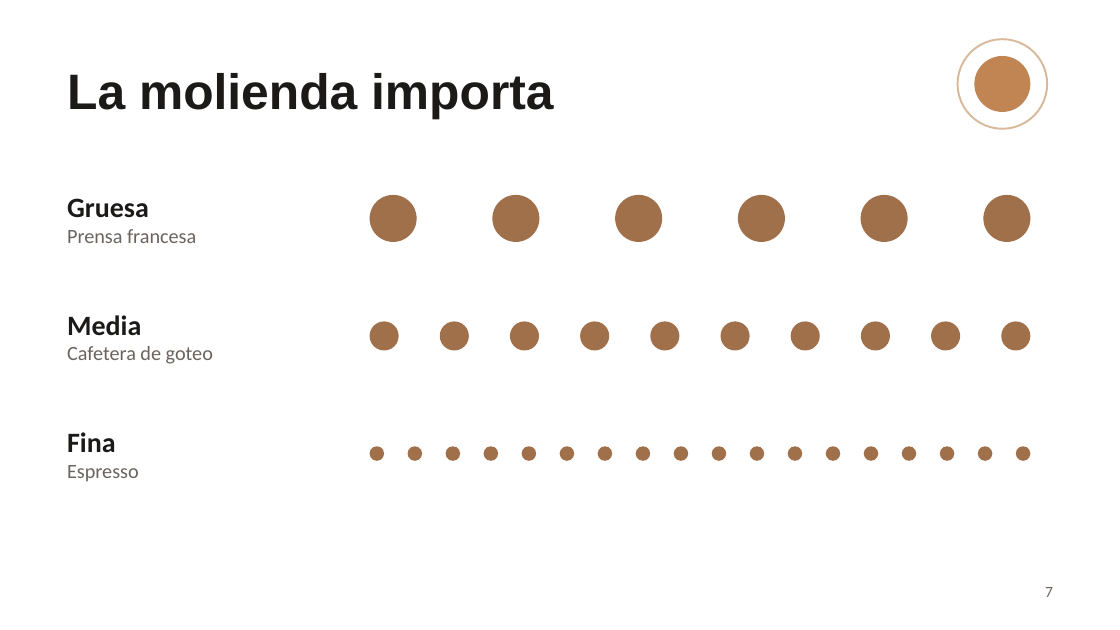
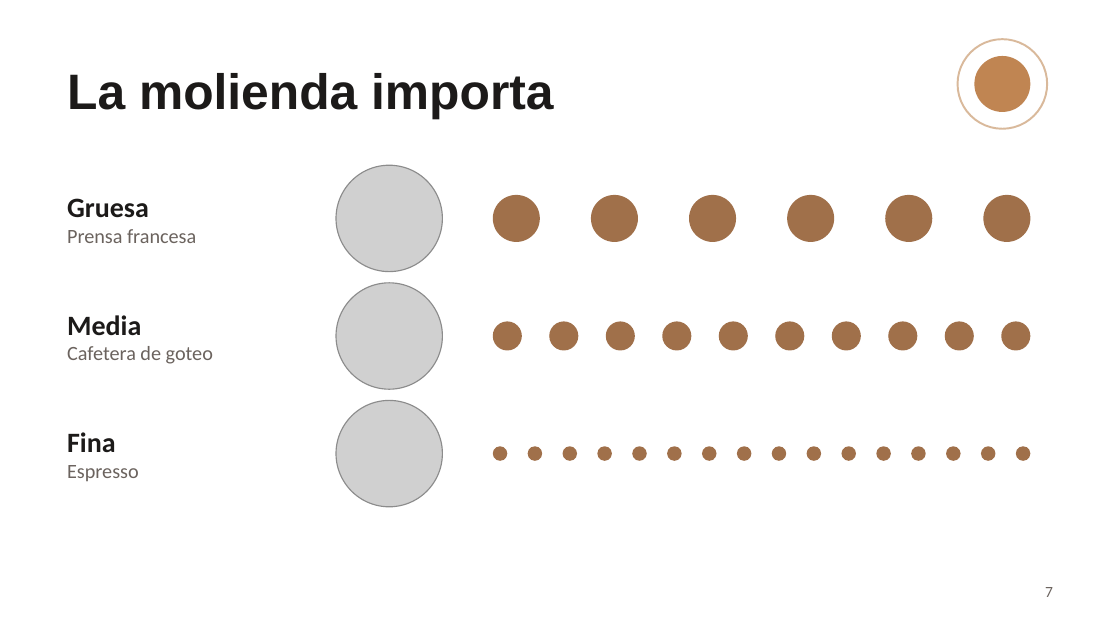
Before and after one commit to JhansLazo/Anuska, a slide deck: slide 7 of presentacion-cafe.pptx. Drawn at 1120x630 pixels with LibreOffice and Linux fonts; fonts in the diff are those of the drawing; grey boxes stand for pictures. Boxes give left, top, right and bottom in pixels: in the first picture for what was removed or moved away, otherwise in the second. Text is boxed around its words. In the diff, an @@ line names an element or a change of style, - is before the commit and + after.

```diff
--- a/presentacion-cafe.pptx
+++ b/presentacion-cafe.pptx
@@ picture added at <box>336,166,442,272</box> @@
@@ ellipse: place and size @@
-ellipse at <box>615,195,662,242</box>
+ellipse at <box>591,195,638,242</box>
@@ ellipse: place and size @@
-ellipse at <box>738,195,785,242</box>
+ellipse at <box>689,195,736,242</box>
@@ ellipse: place and size @@
-ellipse at <box>370,195,417,242</box>
+ellipse at <box>787,195,834,242</box>
@@ picture added at <box>336,282,442,389</box> @@
@@ 3 ellipses: place and size @@
-3 ellipses at <box>510,321,820,460</box>
+3 ellipses at <box>493,321,804,460</box>
@@ ellipse: place and size @@
-ellipse at <box>440,321,469,351</box>
+ellipse at <box>549,321,578,351</box>
@@ ellipse: place and size @@
-ellipse at <box>370,321,399,351</box>
+ellipse at <box>832,321,861,351</box>
@@ 3 ellipses: place and size @@
-3 ellipses at <box>580,195,907,351</box>
+3 ellipses at <box>606,195,932,351</box>
@@ ellipse: place and size @@
-ellipse at <box>931,321,960,351</box>
+ellipse at <box>945,321,974,351</box>
@@ picture added at <box>336,401,442,507</box> @@
@@ ellipse removed at <box>408,446,422,460</box> @@
@@ ellipse removed at <box>446,446,460,460</box> @@
@@ ellipse: place and size @@
-ellipse at <box>636,446,651,460</box>
+ellipse at <box>633,446,647,460</box>
@@ ellipse: place and size @@
-ellipse at <box>674,446,689,460</box>
+ellipse at <box>668,446,682,460</box>
@@ ellipse: place and size @@
-ellipse at <box>711,446,726,460</box>
+ellipse at <box>702,446,717,460</box>
@@ ellipse: place and size @@
-ellipse at <box>749,446,764,460</box>
+ellipse at <box>737,446,752,460</box>
@@ ellipse: place and size @@
-ellipse at <box>370,446,384,460</box>
+ellipse at <box>806,446,821,460</box>
@@ ellipse: place and size @@
-ellipse at <box>825,446,840,460</box>
+ellipse at <box>841,446,856,460</box>
@@ 4 ellipses: place and size @@
-4 ellipses at <box>484,321,916,460</box>
+4 ellipses at <box>493,321,926,460</box>
@@ 3 ellipses: place and size @@
-3 ellipses at <box>522,446,992,460</box>
+3 ellipses at <box>528,446,996,460</box>
```
Also in this commit, not shown: 5 other slides changed.
